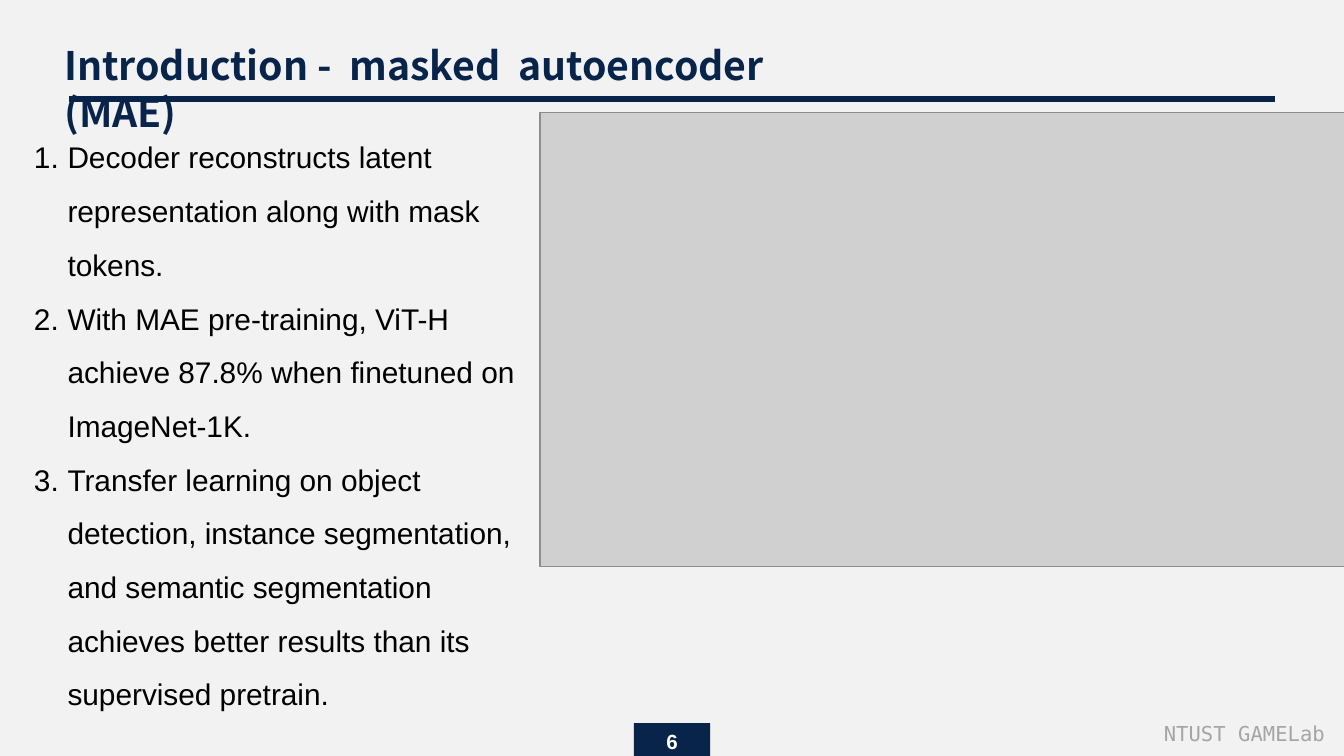
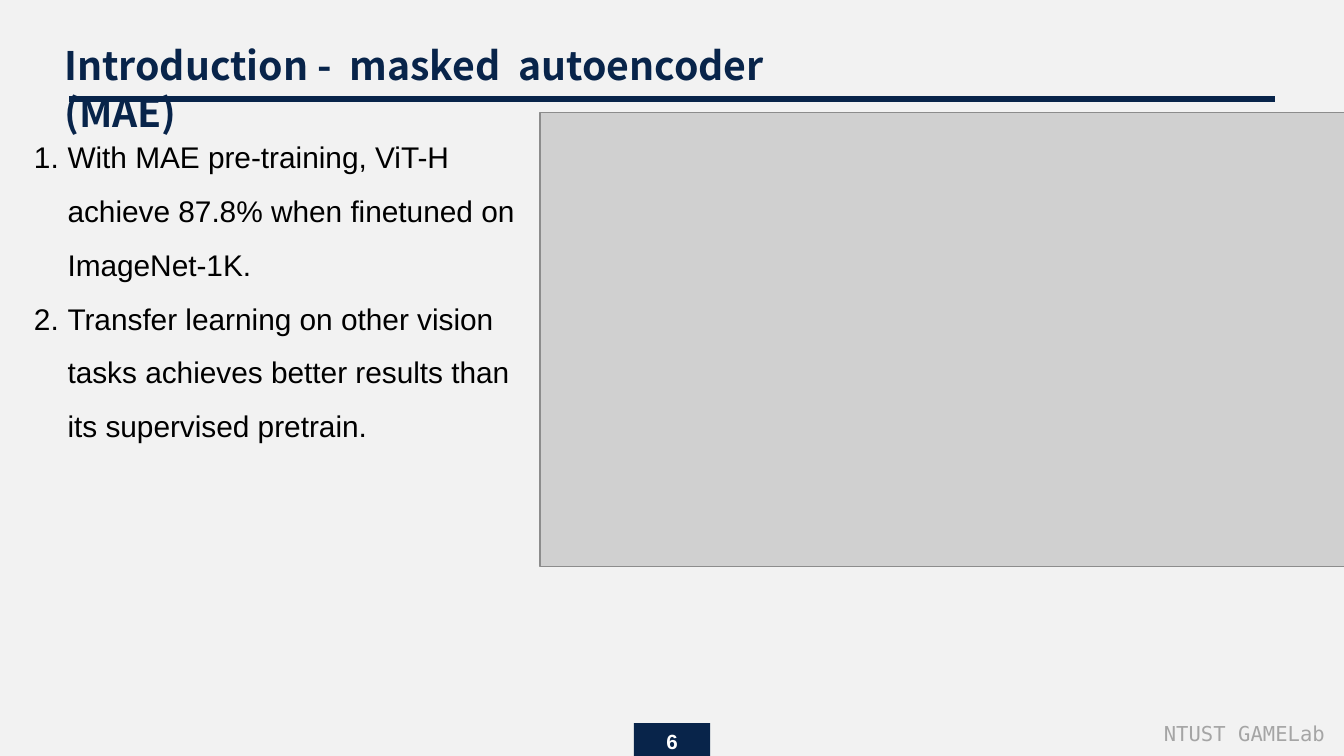
Before and after one commit to endman100/paper-, a slide deck: slide 6 of Masked Autoencoders Are Scalable Vision Learners.pptx. Drawn at 1344x756 pixels with LibreOffice and Linux fonts; fonts in the diff are those of the drawing; grey boxes stand for pictures. Boxes give left, top, right and bottom in pixels: in the first picture for what was removed or moved away, otherwise in the second. Text is boxed around its words. In the diff, an @@ line names an element or a change of style, - is before the commit and + after.

```diff
--- a/Masked Autoencoders Are Scalable Vision Learners.pptx
+++ b/Masked Autoencoders Are Scalable Vision Learners.pptx
@@ text at (68, 146, 479, 277): paragraph removed @@
-1. Decoder reconstructs latent representation along with mask tokens.
@@ text at (68, 308, 509, 442): text changed @@
-3. Transfer learning on object detection, instance segmentation, and semantic segmentation achieves better results than its supervised pretrain.
+2. Transfer learning on other vision tasks achieves better results than its supervised pretrain.
```
Also in this commit, not shown: 8 other slides changed, 2 slides added.
